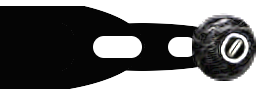
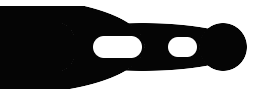
Comparing the layer stacks of the two 256×95 images. Changes:
painted on "Clipboard" over [192, 13, 256, 81]
